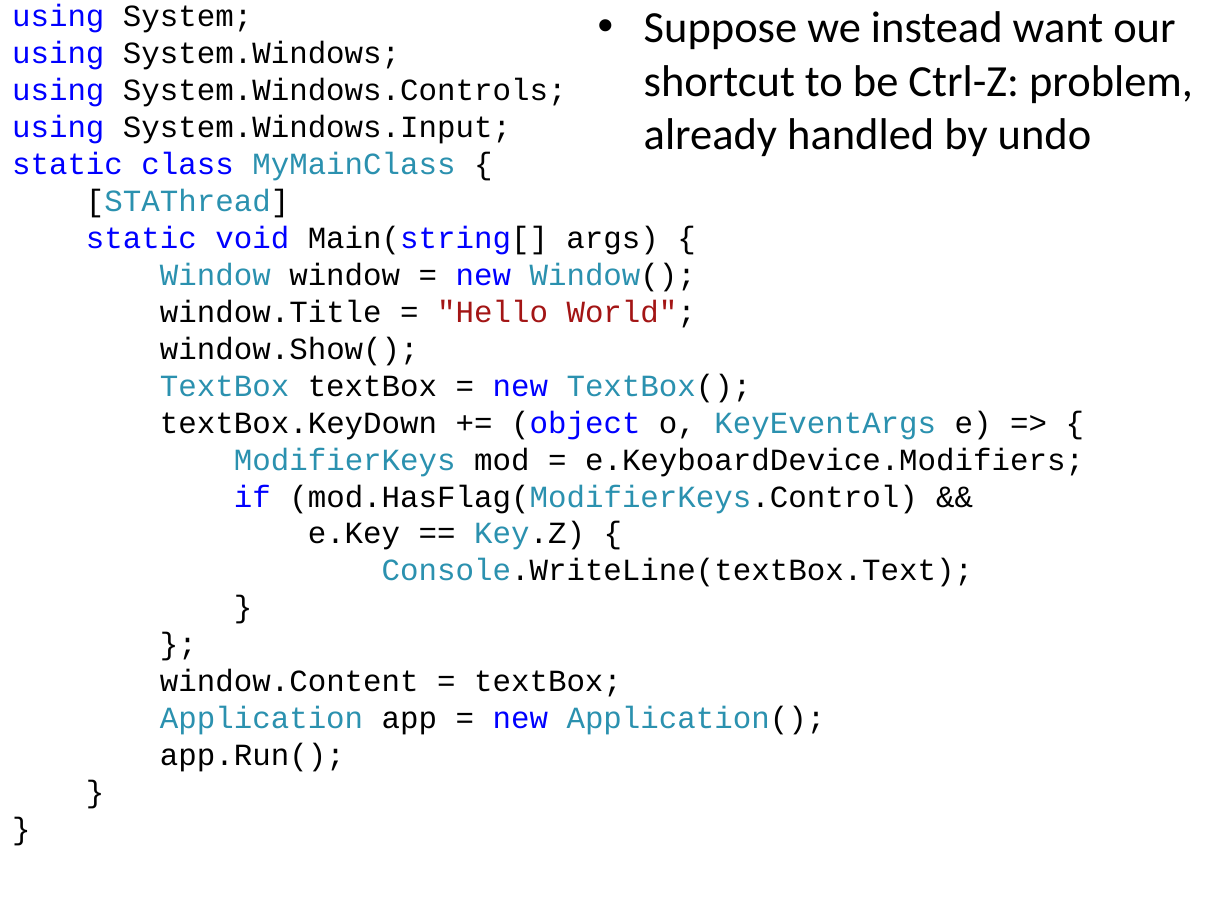
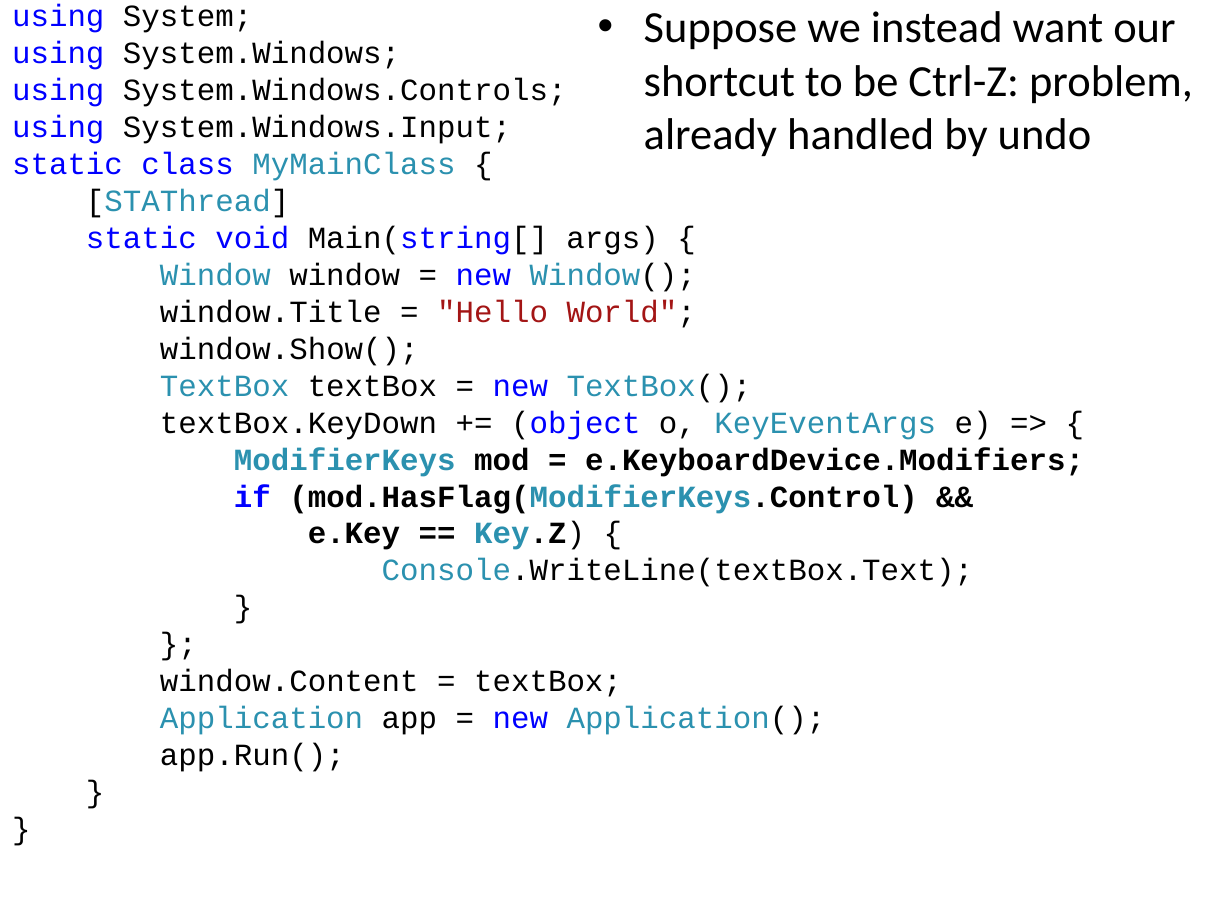
Before and after one commit to iap-csharp/iap-csharp.github.com, a slide deck: slide 48 of IAP-CSharp-Lecture-4.pptx. Drawn at 1232x924 pixels with LibreOffice and Linux fonts; fonts in the diff are those of the drawing. Boxes give left, top, right and bottom in pixels: in the first picture for what was removed or moved away, otherwise in the second. Text is boxed around its words. In the diff, an @@ line names an element or a change of style, - is before the commit and + after.

Commit message:
updated lecture 4

```diff
--- a/IAP-CSharp-Lecture-4.pptx
+++ b/IAP-CSharp-Lecture-4.pptx
@@ text at (234, 447, 1084, 550): bold on in "ModifierKeys mod = e.KeyboardDevice.Modifiers;", "if (mod.HasFlag(ModifierKeys.Control) &&", "e.Key == Key.Z)" @@
```
Also in this commit, not shown: 2 other slides changed, 1 other file.
